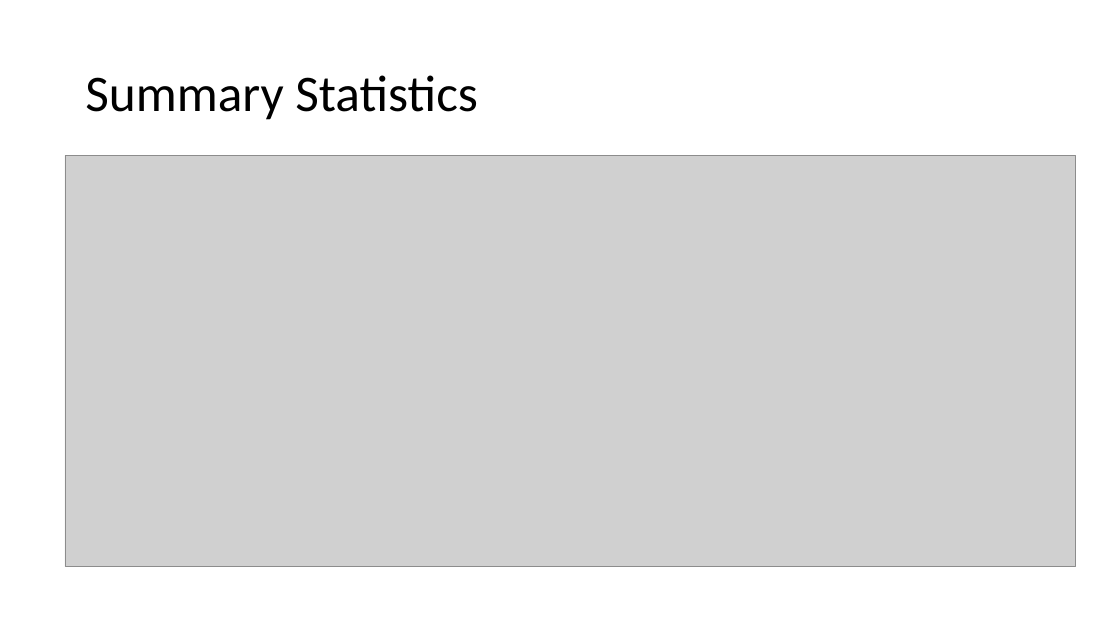
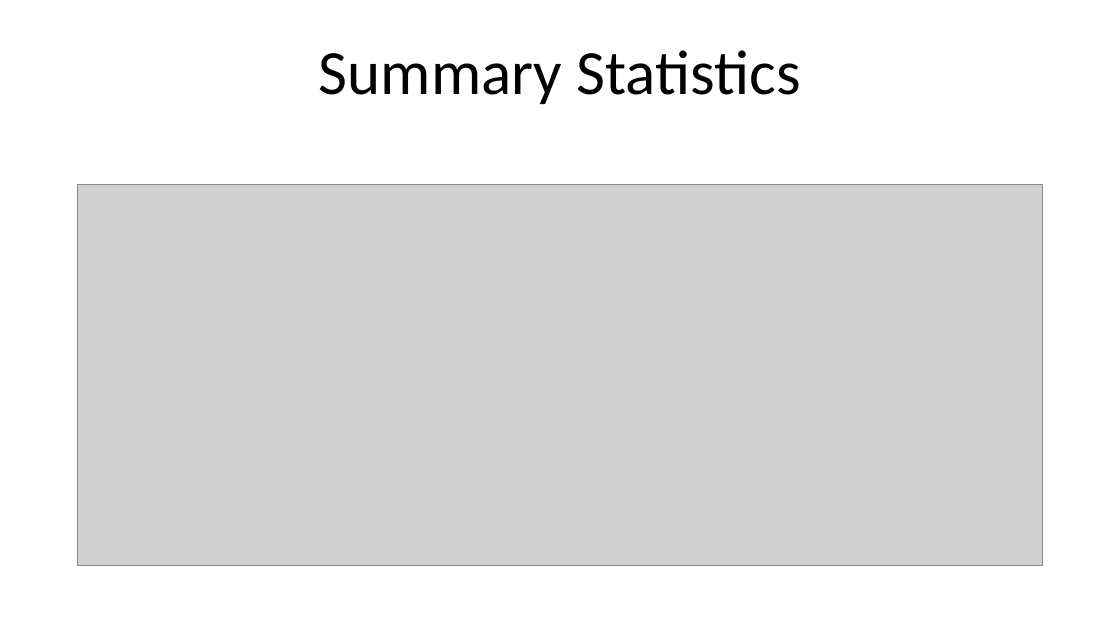
Before and after one commit to KeburFantahun/CaseStudy2DDS_KeburF, a slide deck: slide 3 of CaseStudy2_DDS_Kebur_Fantahun.pptx (slide 21 before the commit). Drawn at 1120x630 pixels with LibreOffice and Linux fonts; fonts in the diff are those of the drawing; grey boxes stand for pictures. Boxes give left, top, right and bottom in pixels: in the first picture for what was removed or moved away, otherwise in the second. Text is boxed around its words. In the diff, an @@ line names an element or a change of style, - is before the commit and + after.

```diff
--- a/CaseStudy2_DDS_Kebur_Fantahun.pptx
+++ b/CaseStudy2_DDS_Kebur_Fantahun.pptx
@@ title "Summary Statistics": place and size @@
-title "Summary Statistics" at (85, 75, 478, 120)
+title "Summary Statistics" at (319, 50, 800, 104)
@@ title "Summary Statistics" at (319, 50, 800, 104): size 44 to 54 pt; alignment left to centre; vertical alignment middle to bottom @@
@@ picture: place and size @@
-picture at (65, 155, 1075, 567)
+picture at (77, 185, 1044, 566)
```
Also in this commit, not shown: 2 other slides changed, 21 slides added, 19 slides removed, 11 other files.
